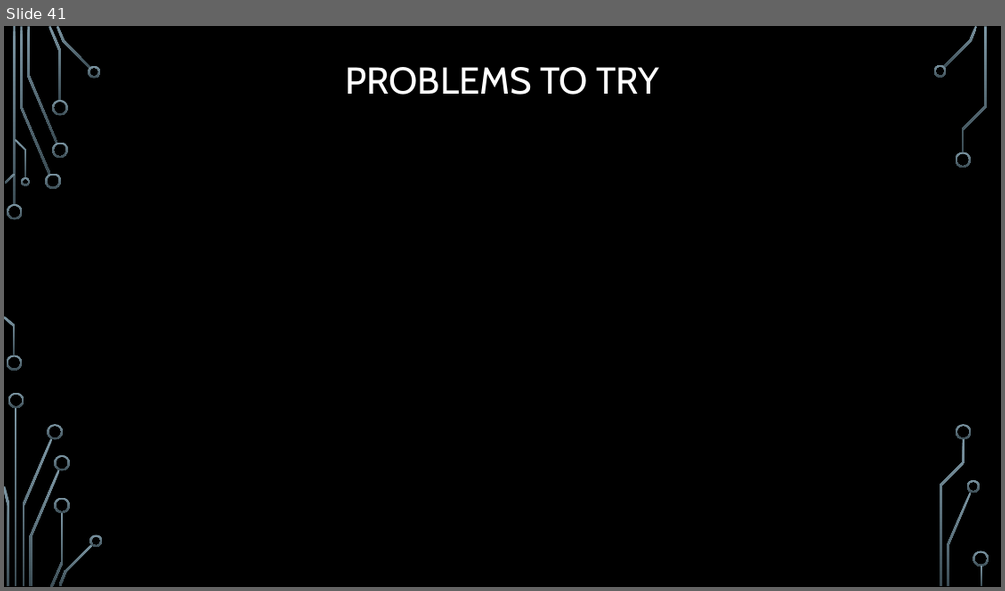
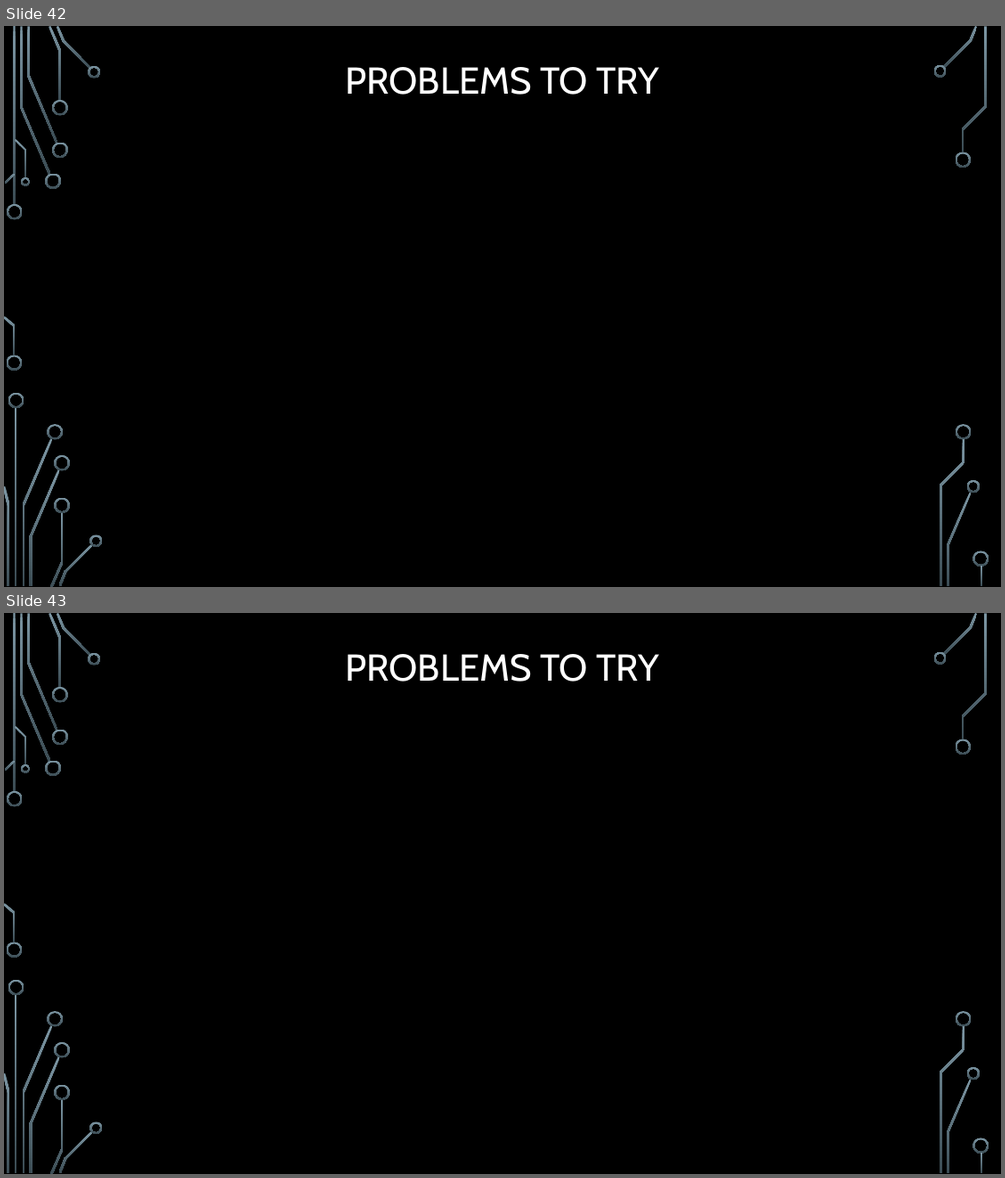
Before and after one commit to markfloryan/dsa2, a slide deck: slides/03-2-Recurrences.pptx. Shown one above the other, each under a label of ours: slide 41 before the commit, slides 42 and 43 after it. The pictures are 1005x591 and 1005x1178 pixels, drawn with LibreOffice and Linux fonts; fonts in the diff are those of the drawing; grey boxes stand for pictures; background and template pictures are left out. Boxes give left, top, right and bottom in pixels: in the first picture for what was removed or moved away, otherwise in the second. Text is boxed around its words. In the diff, an @@ line names an element or a change of style, - is before the commit and + after.

Commit message:
more slide fixes

```diff
--- a/slides/03-2-Recurrences.pptx
+++ b/slides/03-2-Recurrences.pptx
@@ slide 43 added at bbox=[4, 613, 1001, 1174], background picture (left out); not listed: 36 template elements that a slide beside it also shows @@
@@ title added at bbox=[345, 654, 659, 682], 36 pt, text #FFFFFF @@
+PROBLEMS TO TRY
@@ what was slide 41 is now slide 42 @@
```
Also in this commit, not shown: 1 other slide added.
